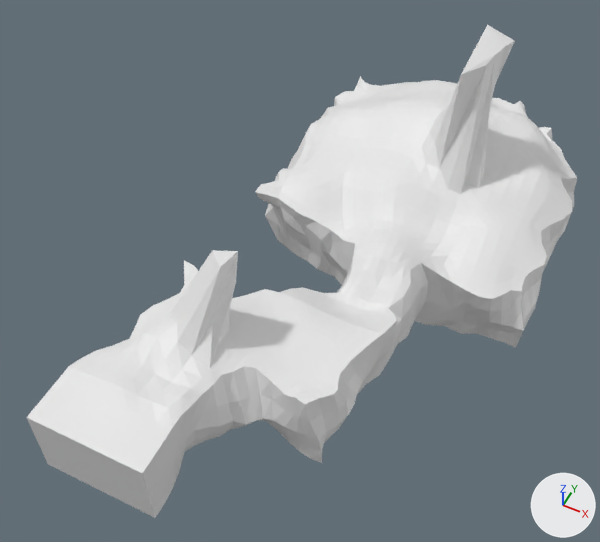
A saved change to the Blender file Assets/Blends/Cave.blend.
Camera for both pictures: a 50 mm camera at (10.6, -28.8, 29.2) aimed at (-0.1, -7.3, 2.4). Arrows for +X, +Y and +Z are at lower right; the lights stay in place.
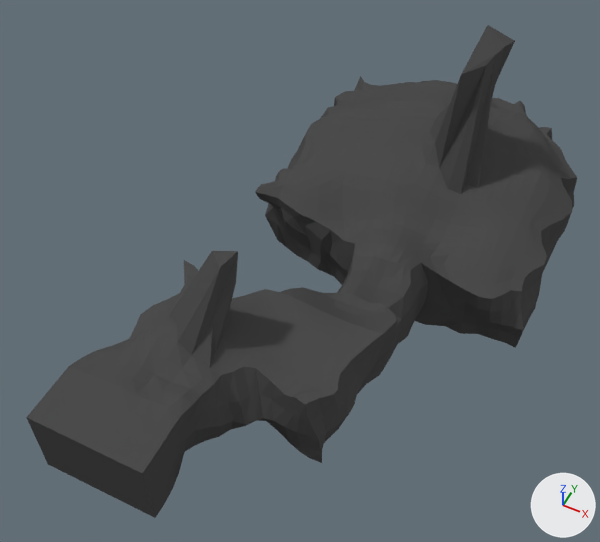
Changed parts and their boxes [x1, y1, x2, y2] in the pictures (600 x 542 px):
```json
{"part": 1, "of": "me_plane", "change": "recoloured", "before": [26, 25, 577, 518], "after": [26, 25, 577, 518], "on screen": "white to grey"}
```

Edits to the scene script, one JSON object a line:
```json
{"op": "add", "block": "mat_material", "code": ["mat_material = diffuse_material('Material')", "mat_material.base_color = (0.0732, 0.0732, 0.0732)  # dark grey #4c4c4c"]}
{"op": "add", "block": "mat_dirt", "code": ["mat_dirt = diffuse_material('Dirt')", "mat_dirt.base_color = (0.13, 0.0502, 0.0208)  # brown #653f28"]}
{"block": "me_plane", "where": "me_plane.from_pydata(...)  # 2309 vertices, 4611 faces; spans x -4.9..9.5, y -19.2..9.6, z -3.7..8.5"}
{"block": "me_plane", "where": "# used by ob_plane; location = (0.0, 0.0, 1.0)"}
{"block": "me_plane", "change": "me_plane part 1: 2963 of the faces centred in x -4.8..9.4, y -19.2..9.6, z -3.0..8.2 switch from no material to mat_material (dark grey #4c4c4c)"}
{"op": "add", "block": "me_plane", "code": "me_plane.materials.append(mat_dirt)  # brown #653f28"}
```
